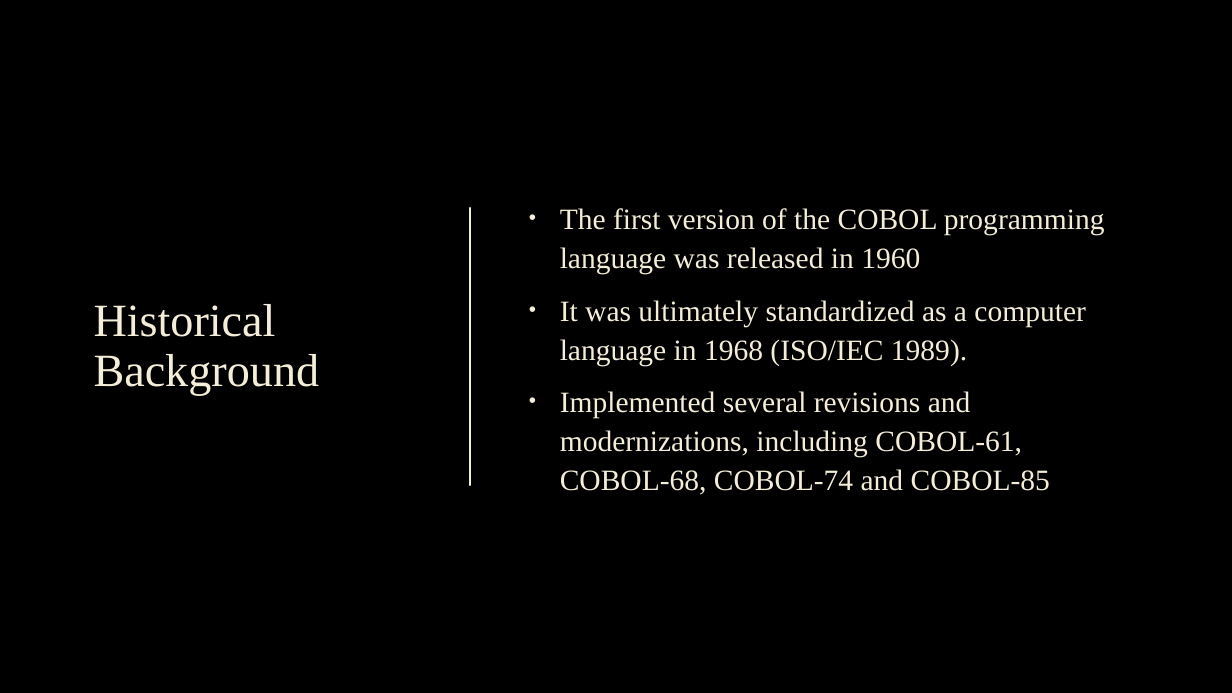
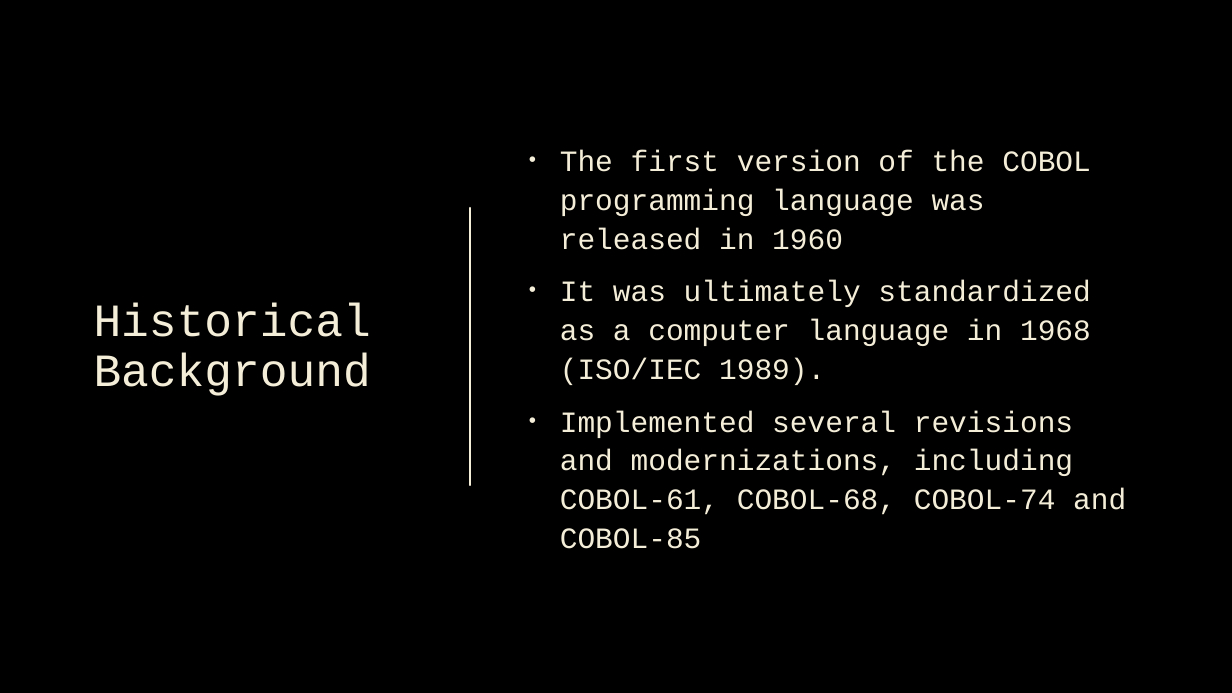
Before and after one commit to n1zuu/cobol-stack-demo, a slide deck: slide 5 of cobol/cobol.pptx. Drawn at 1232x693 pixels with LibreOffice and Linux fonts; fonts in the diff are those of the drawing; background and template pictures are left out. Boxes give left, top, right and bottom in pixels: in the first picture for what was removed or moved away, otherwise in the second. Text is boxed around its words. In the diff, an @@ line names an element or a change of style, - is before the commit and + after.

Commit message:
added program structure and variable declaration sections

```diff
--- a/cobol/cobol.pptx
+++ b/cobol/cobol.pptx
@@ title "Historical Background" at [94,303,371,396]: font Times New Roman to Courier New @@
@@ text "The first version of the ..." at [560,150,1126,549]: font Times New Roman to Courier New @@
```
Also in this commit, not shown: 8 other slides changed, 5 slides added.
